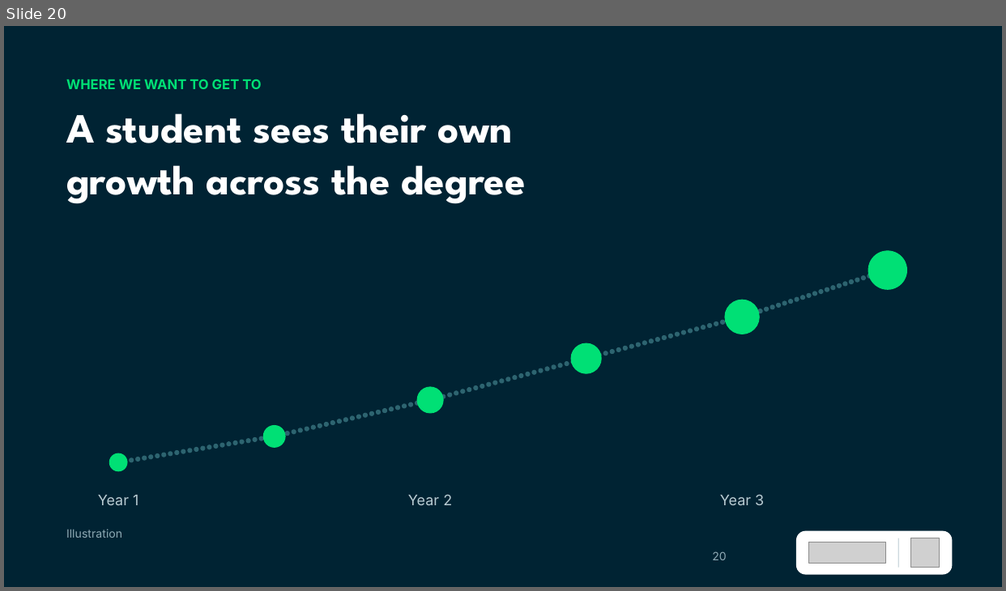
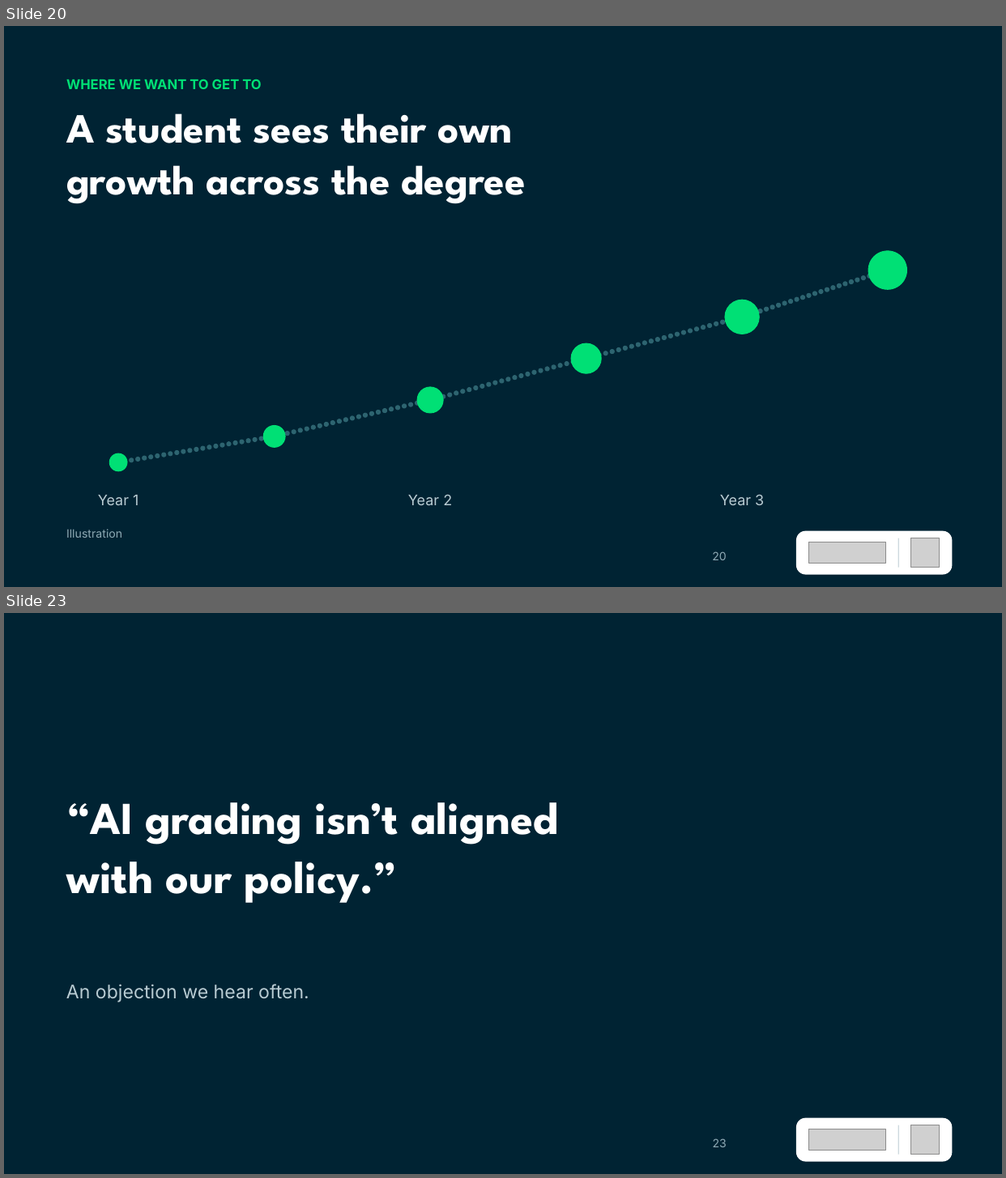
Before and after one commit to Dante-Eduface/Claude, a slide deck: GTM/Event manager/jisc-webinar/deck/jisc-webinar-bewerkbaar.pptx. Shown one above the other, each under a label of ours: slide 20 before the commit, slides 20 and 23 after it; the slides between them are not shown. The pictures are 1006x591 and 1006x1178 pixels, drawn with LibreOffice and Linux fonts; fonts in the diff are those of the drawing; grey boxes stand for pictures. Boxes give left, top, right and bottom in pixels: in the first picture for what was removed or moved away, otherwise in the second. Text is boxed around its words. In the diff, an @@ line names an element or a change of style, - is before the commit and + after.

```diff
--- a/GTM/Event manager/jisc-webinar/deck/jisc-webinar-bewerkbaar.pptx
+++ b/GTM/Event manager/jisc-webinar/deck/jisc-webinar-bewerkbaar.pptx
@@ slide 23 added at (x1=4, y1=613, x2=1002, y2=1174), background #FFFFFF @@
@@ rectangle added at (x1=4, y1=613, x2=1002, y2=1174), fill #002333 @@
@@ text added at (x1=66, y1=803, x2=559, y2=903), 44 pt, text #FFFFFF, bold @@
+“AI grading isn’t aligned
+with our policy.”
@@ text added at (x1=66, y1=984, x2=309, y2=1003), 18 pt, text #B9CBD2 @@
+An objection we hear often.
@@ rounded rectangle added at (x1=796, y1=1118, x2=952, y2=1161), fill #FFFFFF @@
@@ text added at (x1=713, y1=1139, x2=727, y2=1148), 11 pt, text #8FA9B4 @@
+23
@@ picture added at (x1=809, y1=1130, x2=886, y2=1151) @@
@@ rectangle added at (x1=898, y1=1126, x2=899, y2=1155), fill #CDD9DE @@
@@ picture added at (x1=910, y1=1126, x2=940, y2=1155) @@
```
Also in this commit, not shown: 14 slides changed, 3 other slides added, 5 slides removed, 32 other files.
